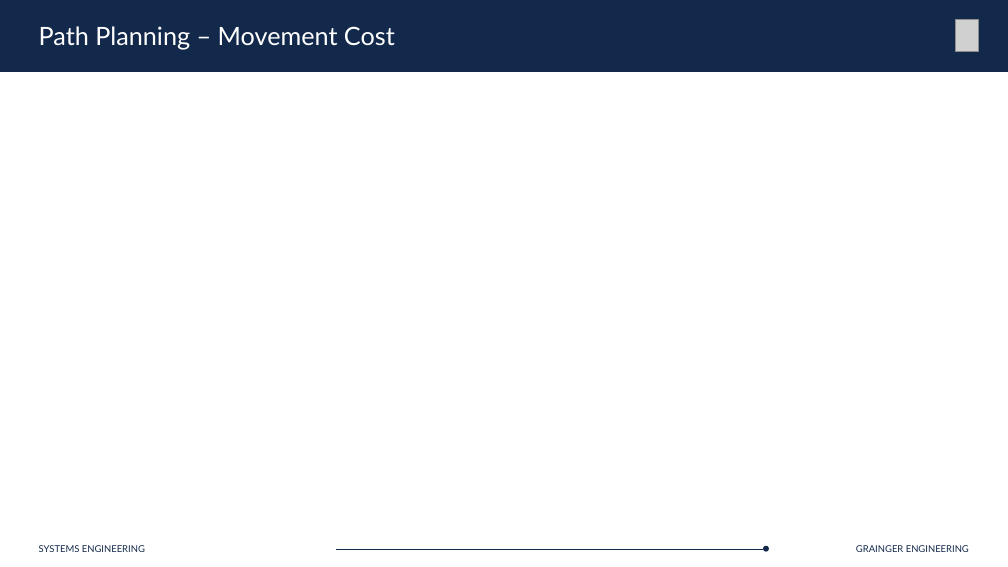
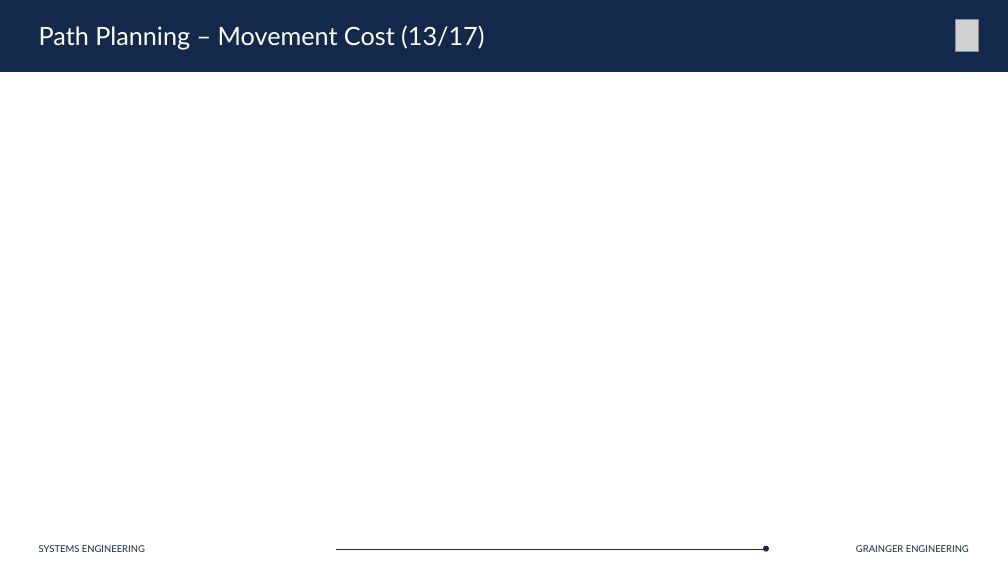
Before and after one commit to Marius-Juston/SE-423---Class-Material, a slide deck: slide 46 of Lectures/Slides/L18.pptx. Drawn at 1008x567 pixels with LibreOffice and Linux fonts; fonts in the diff are those of the drawing; grey boxes stand for pictures. Boxes give left, top, right and bottom in pixels: in the first picture for what was removed or moved away, otherwise in the second. Text is boxed around its words. In the diff, an @@ line names an element or a change of style, - is before the commit and + after.

```diff
--- a/Lectures/Slides/L18.pptx
+++ b/Lectures/Slides/L18.pptx
@@ title at (x1=39, y1=25, x2=484, y2=50): text changed @@
-Path Planning – Movement Cost
+Path Planning – Movement Cost (13/17)
```
Also in this commit, not shown: 41 other slides changed, 19 other files.
